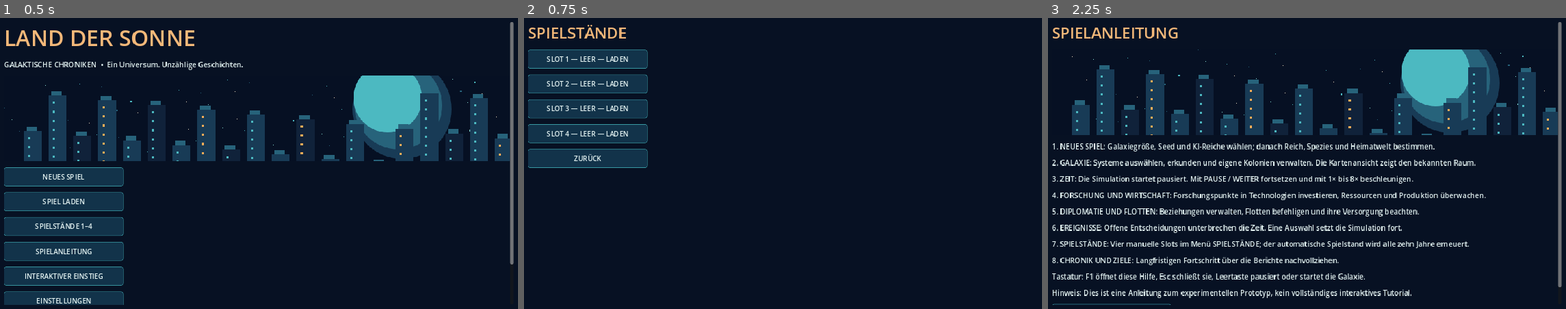
Above: before the commit, frames 1-3 (left to right).
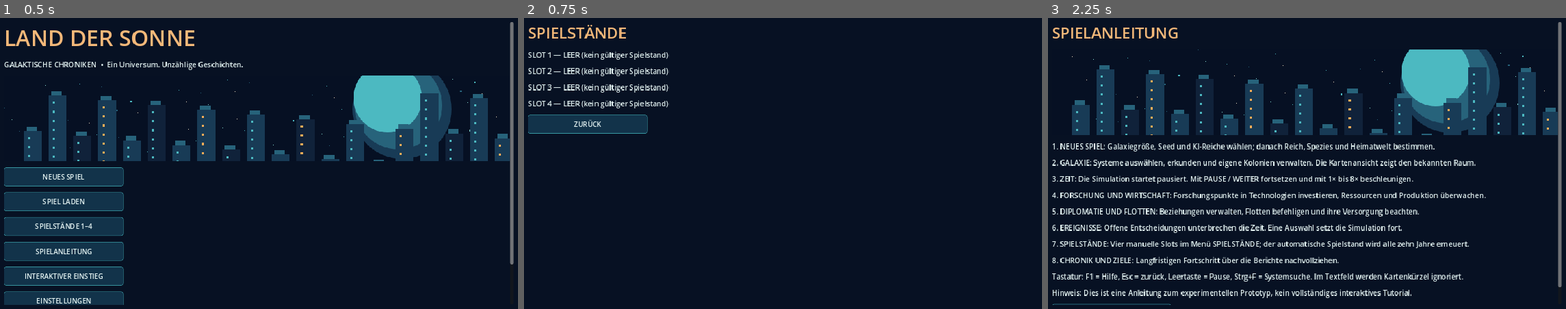
Above: after the commit, the same moments.

Repository: justuslaier-cmyk/Land-der-Sonne
Game: Godot game, scene res://scenes/galaxy.tscn
The game is run twice, just before and just after one commit, with the same random seed, the same clock (stepped at 60 frames per second) and the same inputs.
Inputs:
- Up to frame 1 (0.5 s): no input
- Up to frame 2 (0.75 s): click "SPIELSTÄNDE 1–4" at 0.5 s
- Up to frame 3 (2.25 s): click "ZURÜCK" at 1.25 s; click "SPIELANLEITUNG" at 2 s

Frame 1 is identical in both runs. In frame 2, 7.5% of the frame differs, in the area x 0-29%, y 10-52%; in frame 3, 0.9%.

Commit message:
feat(P3.2): integrate persistent accessibility options, first-play guidance, save-slot clarity, artwork and UI regression

Diff:
--- /dev/null
+++ b/game/assets/art/ui_comfort_panel.svg
@@ -0,0 +1,9 @@
+<svg xmlns="http://www.w3.org/2000/svg" width="512" height="96" viewBox="0 0 512 96">
+<rect width="512" height="96" fill="#071123"/>
+<rect x="4" y="4" width="504" height="88" rx="4" fill="#10263a" stroke="#3ca4ad" stroke-width="3"/>
+<g stroke="#244f68" stroke-width="2"><path d="M18 22H494M18 74H494"/><path d="M32 12V84M480 12V84"/></g>
+<g fill="#f3b879"><rect x="72" y="30" width="12" height="36"/><rect x="104" y="18" width="12" height="60"/><rect x="136" y="40" width="12" height="26"/></g>
+<g fill="#77e6df"><rect x="216" y="24" width="12" height="48"/><rect x="248" y="36" width="12" height="36"/><rect x="280" y="16" width="12" height="56"/></g>
+<g fill="#b09bdb"><rect x="352" y="22" width="12" height="48"/><rect x="384" y="42" width="12" height="28"/><rect x="416" y="30" width="12" height="40"/></g>
+<g stroke="#e4f3f2" stroke-width="3" fill="none"><path d="M52 48H170M196 48H310M332 48H450"/></g>
+</svg>
--- /dev/null
+++ b/game/scripts/galaxy/galaxy_comfort.gd
@@ -0,0 +1,38 @@
+extends RefCounted
+
+const PATH := "user://galaxy_preferences.cfg"
+
+static func defaults() -> Dictionary:
+    return {"ui_scale": 100, "volume": 80, "muted": false, "fullscreen": false}
+
+static func normalize(source: Dictionary) -> Dictionary:
+    var result := defaults()
+    result["ui_scale"] = clampi(int(source.get("ui_scale", 100)), 80, 150)
+    result["volume"] = clampi(int(source.get("volume", 80)), 0, 100)
+    result["muted"] = bool(source.get("muted", false))
+    result["fullscreen"] = bool(source.get("fullscreen", false))
+    return result
+
+static func save_preferences(source: Dictionary) -> bool:
+    var cfg := ConfigFile.new()
+    for key in defaults().keys():
+        cfg.set_value("display", key, normalize(source)[key])
+    return cfg.save(PATH) == OK
+
+static func load_preferences() -> Dictionary:
+    var cfg := ConfigFile.new()
+    if cfg.load(PATH) != OK:
+        return defaults()
+    var source := {}
+    for key in defaults().keys():
+        source[key] = cfg.get_value("display", key, defaults()[key])
+    return normalize(source)
+
+static func apply(window: Window, source: Dictionary) -> void:
+    var values := normalize(source)
+    window.content_scale_factor = float(values["ui_scale"]) / 100.0
+    window.mode = Window.MODE_FULLSCREEN if bool(values["fullscreen"]) else Window.MODE_WINDOWED
+    var master := AudioServer.get_bus_index("Master")
+    if master >= 0:
+        AudioServer.set_bus_volume_db(master, linear_to_db(float(values["volume"]) / 100.0))
+        AudioServer.set_bus_mute(master, bool(values["muted"]))
--- a/game/scripts/galaxy/galaxy_ui.gd
+++ b/game/scripts/galaxy/galaxy_ui.gd
@@ -1,6 +1,8 @@
 extends Control
 
 const UiComponents = preload("res://scripts/galaxy/galaxy_ui_components.gd")
+const Comfort = preload("res://scripts/galaxy/galaxy_comfort.gd")
+const OPTIONS_ART = preload("res://assets/art/ui_comfort_panel.svg")
 
 const BG := GalaxyVisualTheme.BACKGROUND
 const PANEL := GalaxyVisualTheme.PANEL
@@ -30,9 +32,14 @@
 var forecast_status: Label
 var tutorial_step: int = 0
 var system_search: LineEdit
+var comfort: Dictionary = Comfort.defaults()
+var options_return: String = "menu"
+var onboarding_dismissed: bool = false
 
 func _ready() -> void:
     get_window().title = "Land der Sonne | Galaktische Chroniken"
+    comfort = Comfort.load_preferences()
+    _apply_comfort()
     _show_menu()
 
 # Keyboard shortcuts are ignored while text fields are being edited.
@@ -101,6 +108,20 @@
     if is_instance_valid(time_status):
         time_status.text = ("PAUSE" if simulation_paused else "ZEIT LÄUFT") + "  •  %dx  •  %.1fs bis nächstes Jahr" % [simulation_speed, maxf(0.0, (4.0 - simulation_elapsed) / float(simulation_speed))]
 
+func _apply_comfort() -> void:
+    Comfort.apply(get_window(), comfort)
+
+func _set_comfort(key: String, value: Variant) -> void:
+    comfort[key] = value
+    _apply_comfort()
+    Comfort.save_preferences(comfort)
+
+func _back_from_options() -> void:
+    if options_return == "galaxy" and not world.is_empty():
+        _show_galaxy()
+    else:
+        _show_menu()
+
 func _clear() -> void:
     for child in get_children():
         remove_child(child)
@@ -179,7 +200,7 @@
     _button("SPIELSTÄNDE 1–4", _show_save_slots)
     _button("SPIELANLEITUNG", _show_help)
     _button("INTERAKTIVER EINSTIEG", _start_tutorial)
-    _button("EINSTELLUNGEN", _show_options)
+    _button("EINSTELLUNGEN", func(): _open_options("menu"))
     _button("BEENDEN", func(): get_tree().quit())
     _label("Früher Prototyp • Galaxien können zufällig oder mit festem Seed erzeugt werden.")
 
@@ -197,7 +218,7 @@
     _label("6. EREIGNISSE: Offene Entscheidungen unterbrechen die Zeit. Eine Auswahl setzt die Simulation fort.")
     _label("7. SPIELSTÄNDE: Vier manuelle Slots im Menü SPIELSTÄNDE; der automatische Spielstand wird alle zehn Jahre erneuert.")
     _label("8. CHRONIK UND ZIELE: Langfristigen Fortschritt über die Berichte nachvollziehen.")
-    _label("Tastatur: F1 öffnet diese Hilfe, Esc schließt sie, Leertaste pausiert oder startet die Galaxie.")
+    _label("Tastatur: F1 = Hilfe, Esc = zurück, Leertaste = Pause, Strg+F = Systemsuche. Im Textfeld werden Kartenkürzel ignoriert.")
     _label("Hinweis: Dies ist eine Anleitung zum experimentellen Prototyp, kein vollständiges interaktives Tutorial.")
     _button("ZUR GALAXIE" if from_game else "ZUM MENÜ", _show_galaxy if from_game else _show_menu)
 
@@ -232,16 +253,58 @@
         _button("JETZT SPIEL STARTEN", _begin_new_game)
     _button("TUTORIAL BEENDEN", _show_menu)
 
+func _open_options(return_screen: String = "menu") -> void:
+    options_return = return_screen
+    _show_options()
+
 func _show_options() -> void:
     screen = "options"
     _clear()
     _title("EINSTELLUNGEN")
-    _label("Fenstermodus")
+    var art := TextureRect.new()
+    art.texture = OPTIONS_ART
+    art.custom_minimum_size = Vector2(0, 96)
+    art.expand_mode = TextureRect.EXPAND_IGNORE_SIZE
+    art.stretch_mode = TextureRect.STRETCH_KEEP_ASPECT_CENTERED
+    art.mouse_filter = Control.MOUSE_FILTER_IGNORE
+    root.add_child(art)
+    _label("Darstellung, Ton und Bedienung werden unabhängig von Spielständen gespeichert.")
+    _label("UI-Skalierung")
+    var scale_slider := HSlider.new()
+    scale_slider.min_value = 80
+    scale_slider.max_value = 150
+    scale_slider.step = 10
+    scale_slider.value = int(comfort["ui_scale"])
+    scale_slider.custom_minimum_size = Vector2(260, 38)
+    scale_slider.tooltip_text = "Bedienelemente auf 80 bis 150 Prozent vergrößern."
+    scale_slider.value_changed.connect(func(value: float): _set_comfort("ui_scale", int(value)))
+    root.add_child(scale_slider)
+    _label("Master-Lautstärke")
+    var volume_slider := HSlider.new()
+    volume_slider.min_value = 0
+    volume_slider.max_value = 100
+    volume_slider.step = 5
+    volume_slider.value = int(comfort["volume"])
+    volume_slider.custom_minimum_size = Vector2(260, 38)
+    volume_slider.tooltip_text = "Gesamtlautstärke des Spiels in Prozent."
+    volume_slider.value_changed.connect(func(value: float): _set_comfort("volume", int(value)))
+    root.add_child(volume_slider)
+    var mute_button := CheckBox.new()
+    mute_button.text = "Ton stummschalten"
+    mute_button.button_pressed = bool(comfort["muted"])
+    mute_button.toggled.connect(func(value: bool): _set_comfort("muted", value))
+    root.add_child(mute_button)
     _button("Fenster / Vollbild umschalten", func():
-        var mode := get_window().mode
-        get_window().mode = Window.MODE_WINDOWED if mode == Window.MODE_FULLSCREEN else Window.MODE_FULLSCREEN
+        var fullscreen := get_window().mode != Window.MODE_FULLSCREEN
+        _set_comfort("fullscreen", fullscreen)
     )
-    _button("ZURÜCK", _show_menu)
+    _button("STANDARDWERTE WIEDERHERSTELLEN", func():
+        comfort = Comfort.defaults()
+        _apply_comfort()
+        Comfort.save_preferences(comfort)
+        _show_options()
+    )
+    _button("ZURÜCK", _back_from_options)
 
 func _spin(label_text: String, key: String, minimum: int, maximum: int, step: int = 1) -> void:
     var row := HBoxContainer.new()
@@ -477,7 +540,8 @@
     simulation_elapsed = 0.0
     simulation_speed = 1
     world["simulation_speed"] = 1
-    simulation_paused = false
+    simulation_paused = true
+    onboarding_dismissed = false
     _show_galaxy()
 
 func _show_save_slots() -> void:
@@ -487,8 +551,11 @@
     for slot in range(1, 5):
         var index: int = slot
         var stored := GalaxyModel.load_game(index)
-        var description := "LEER" if stored.is_empty() else "JAHR %d" % int(stored.get("tick", 0))
-        _button("SLOT %d — %s — LADEN" % [index, description], func(): _load_slot(index))
+        var description := "LEER" if stored.is_empty() else "%s | Jahr %d | Seed %d" % [str(stored.get("empire", {}).get("name", "Reich")), int(stored.get("tick", 0)) + 2200, int(stored.get("settings", {}).get("seed", 0))]
+        if stored.is_empty():
+            _label("SLOT %d — LEER (kein gültiger Spielstand)" % index)
+        else:
+            _button("SLOT %d — %s — LADEN" % [index, description], func(): _load_slot(index))
         if not world.is_empty():
             _button("SLOT %d — SPEICHERN" % index, func(): _save_slot(index))
     _button("ZURÜCK", _show_galaxy if not world.is_empty() else _show_menu)
@@ -567,7 +634,7 @@
     var bar := HBoxContainer.new()
     bar.add_theme_constant_override("separation", 6)
     toolbar_scroll.add_child(bar)
-    for spec in [["PAUSE / WEITER", _toggle_pause], ["1×", f …(519 unchanged characters)… w_save_slots], ["HILFE", _show_help], ["MENÜ", _show_menu]]:
+    for spec in [["PAUSE / WEITER", _toggle_pause], ["1×", f …(519 unchanged characters)… w_save_slots], ["HILFE", _show_help], ["EINSTELLUNGEN", func(): _open_options("galaxy")], ["MENÜ", _show_menu]]:
         var button: Button = UiComponents.action_button(str(spec[0]), spec[1], true)
         button.custom_minimum_size.y = 42
         bar.add_child(button)
@@ -606,6 +673,13 @@
     galaxy_details.add_theme_constant_override("separation", 9)
     side.add_child(galaxy_details)
     _show_selection()
+    if not onboarding_dismissed:
+        var tip := _label("ERSTER SCHRITT: Wähle ein bekanntes System, erkunde erreichbare Sterne und pausiere mit Leertaste. F1 öffnet die Anleitung.")
+        tip.name = "OnboardingHint"
+        _button("EINSTIEGSHINWEIS AUSBLENDEN", func():
+            onboarding_dismissed = true
+            tip.visible = false
+        )
     if str(world["pending_event"]) != "":
         simulation_paused = true
         _show_event()
--- /dev/null
+++ b/game/tests/galaxy_comfort_flow_test.gd
@@ -0,0 +1,79 @@
+extends SceneTree
+
+const UI = preload("res://scripts/galaxy/galaxy_ui.gd")
+const Comfort = preload("res://scripts/galaxy/galaxy_comfort.gd")
+const ART = preload("res://assets/art/ui_comfort_panel.svg")
+
+func _initialize() -> void:
+    call_deferred("_run")
+
+func _run() -> void:
+    if ART == null:
+        _fail("Missing imported original options artwork")
+        return
+    var ui: Control = UI.new()
+    root.add_child(ui)
+    await process_frame
+    ui._open_options("menu")
+    if ui.screen != "options" or ui.root.get_child_count() < 5:
+        _fail("Options controls not visible")
+        return
+    ui._set_comfort("ui_scale", 120)
+    ui._set_comfort("volume", 35)
+    ui._set_comfort("muted", true)
+    var stored := Comfort.load_preferences()
+    if int(stored["ui_scale"]) != 120 or int(stored["volume"]) != 35 or not bool(stored["muted"]):
+        _fail("Preferences did not survive reload")
+        return
+    ui._back_from_options()
+    if ui.screen != "menu":
+        _fail("Options menu back-navigation failed")
+        return
+    ui._start_tutorial()
+    for step in range(4):
+        ui.tutorial_step = step
+        ui._show_tutorial()
+        if ui.screen != "tutorial":
+            _fail("Tutorial navigation failed")
+            return
+    ui._begin_new_game()
+    ui.settings["seed"] = 42155
+    ui.settings["size"] = 40
+    ui.settings["ai_count"] = 2
+    ui._show_empire()
+    ui._show_review()
+    ui._start_game()
+    if ui.screen != "galaxy" or not ui.simulation_paused or ui.world.is_empty():
+        _fail("First-play must start paused and reachable")
+        return
+    var hint_found := false
+    for node in ui.root.get_children():
+        if node.name == "OnboardingHint":
+            hint_found = true
+    if not hint_found:
+        _fail("Contextual first-play guidance missing")
+        return
+    ui._open_options("galaxy")
+    ui._back_from_options()
+    if ui.screen != "galaxy":
+        _fail("In-game options lost navigation")
+        return
+    ui._show_save_slots()
+    if ui.screen != "save_slots":
+        _fail("Save slot view inaccessible")
+        return
+    ui._show_galaxy()
+    ui._toggle_auto_survey()
+    if not bool(ui.world["auto_survey"]):
+        _fail("Player automation toggle inaccessible")
+        return
+    ui._set_comfort("ui_scale", 100)
+    ui._set_comfort("volume", 80)
+    ui._set_comfort("muted", false)
+    ui.queue_free()
+    print("GALAXY_COMFORT_FLOW_PASS: options persistence, art, tutorial, first play, save slots, automation")
+    quit(0)
+
+func _fail(message: String) -> void:
+    push_error("GALAXY_COMFORT_FLOW_FAILURE: " + message)
+    quit(1)
--- a/game/tests/render_capture.gd
+++ b/game/tests/render_capture.gd
@@ -2,7 +2,7 @@
 
 # Capture real Godot-rendered evidence for every principal game flow.
 const VIEWPORTS := [Vector2i(1280, 720), Vector2i(1920, 1080)]
-const SCREENS := ["menu", "settings", "empire", "review", "galaxy", "research", "economy", "diplomacy", "fleet_command"]
+const SCREENS := ["menu", "options", "tutorial", "save_slots", "settings", "empire", "review", "galaxy", "research", "economy", "diplomacy", "fleet_command"]
 
 func _initialize() -> void:
     call_deferred("_capture")
@@ -21,6 +21,12 @@
             match screen_name:
                 "menu":
                     instance._show_menu()
+                "options":
+                    instance._open_options("menu")
+                "tutorial":
+                    instance._start_tutorial()
+                "save_slots":
+                    instance._show_save_slots()
                 "settings":
                     instance._show_settings()
                 "empire":
